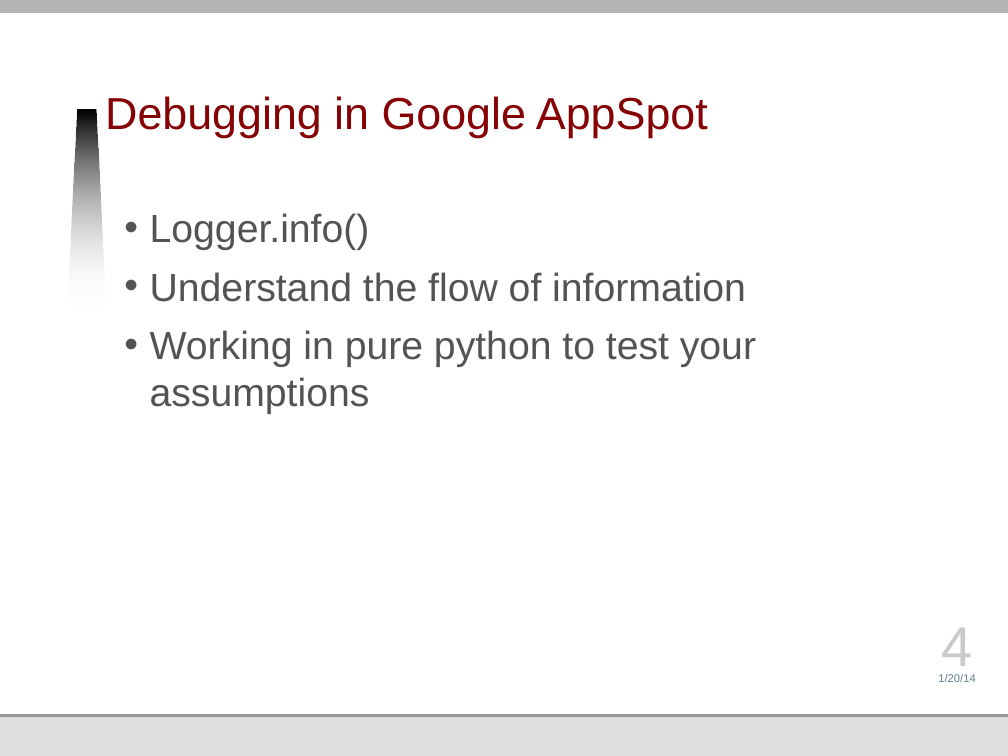
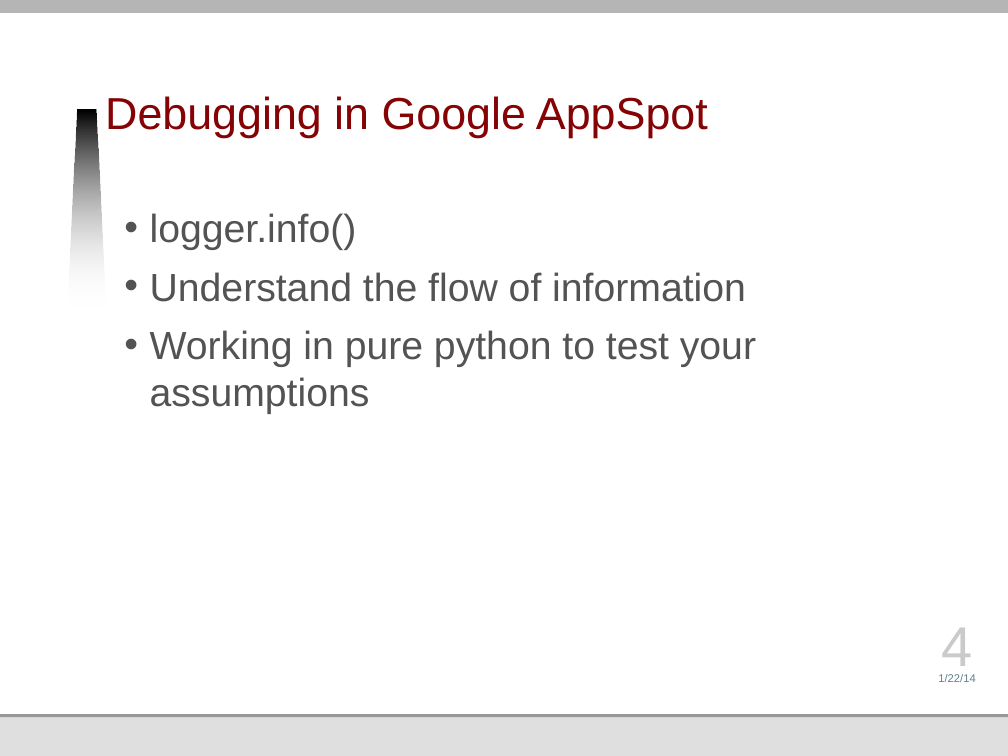
Before and after one commit to jmankoff/data, a slide deck: slide 4 of Lectures/Byte 2.pptx. Drawn at 1008x756 pixels with LibreOffice and Linux fonts; fonts in the diff are those of the drawing; background and template pictures are left out. Boxes give left, top, right and bottom in pixels: in the first picture for what was removed or moved away, otherwise in the second. Text is boxed around its words. In the diff, an @@ line names an element or a change of style, - is before the commit and + after.

```diff
--- a/Lectures/Byte 2.pptx
+++ b/Lectures/Byte 2.pptx
@@ text at [150,213,357,250]: text changed @@
-• Logger.info()
+• logger.info()
@@ text at [938,674,975,682]: text changed @@
-1/20/14
+1/22/14
```
Also in this commit, not shown: 3 other slides changed, 1 slide added, 2 other files.
